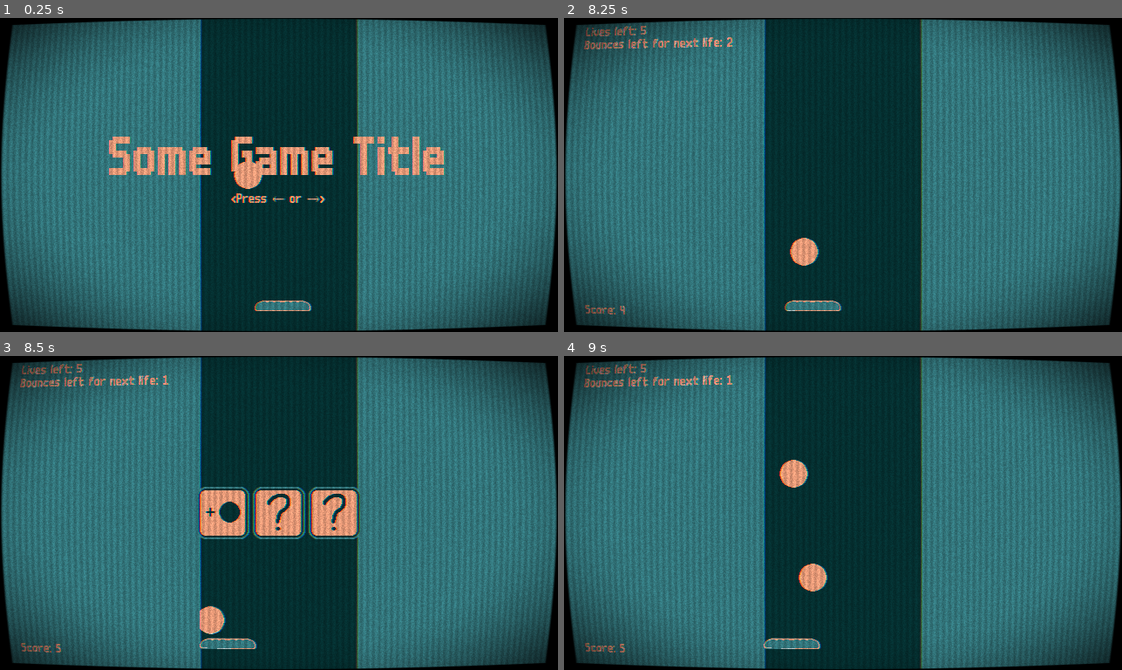
Above: before the commit, frames 1-4 (two rows, left to right).
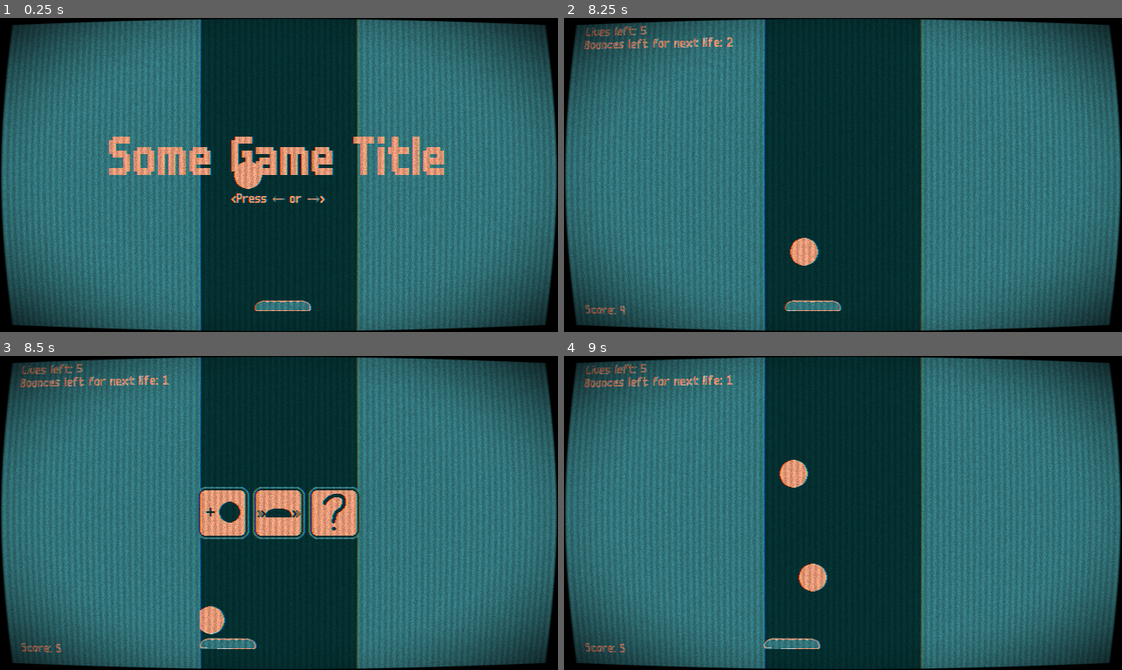
Above: after the commit, the same moments.

Repository: YannVeld/LD60
Game: Godot game, scene res://main.tscn
Same seed, same stepped clock (60 frames per second), same inputs: the game is played once before the commit and once after it.
Inputs (mouse positions are in pixels of both pictures, inside the frame that each line leads up to):
- Up to frame 1 (0.25 s): no input
- Up to frame 2 (8.25 s): tap Enter at 0.5 s; move the mouse to (965, 159) at 0.52 s; hold Right (move_right) 0.53-1.28 s; tap R (reroll) at 0.6, 8.1 s; move the mouse to (731, 190) at 1.27 s; hold Left (move_left) 1.28-2.03 s; tap 1 at 1.35 s; move the mouse to (898, 105) at 2.02 s; hold Right (move_right) 2.03-3.53 s; tap 2 at 2.1 s; move the mouse to (815, 237) at 2.77 s; tap 3 at 2.85 s; move the mouse to (1010, 222) at 3.52 s; hold Left (move_left) 3.53-5.78 s; tap 4 at 3.6 s; move the mouse to (675, 127) at 4.27 s; tap 5 at 4.35 s; move the mouse to (870, 175) at 5.02 s; tap 6 at 5.1 s; move the mouse to (759, 96) at 5.77 s; hold Right (move_right) 5.78-8.03 s; tap 7 at 5.85 s; move the mouse to (965, 159) at 6.52 s; tap 8 at 6.6 s; move the mouse to (731, 190) at 7.27 s; tap 9 at 7.35 s; move the mouse to (898, 105) at 8.02 s; hold Left (move_left) from 8.03 s (still down)
- Up to frame 3 (8.5 s): keep holding Left (move_left)
- Up to frame 4 (9 s): keep holding Left (move_left); move the mouse to (815, 575) at 8.77 s; tap 1 at 8.85 s

Frames 1-2 are identical in both runs. In frame 3, 0.3% of the frame differs, in the area x 46-55%, y 43-56%; in frame 4, nothing differs.

Commit message:
Added more upgrade icons

Diff:
--- a/Upgrades/decrease_bat_speed.tres
+++ b/Upgrades/decrease_bat_speed.tres
@@ -1,10 +1,12 @@
 [gd_resource type="Resource" script_class="Upgrade" format=3 uid="uid://cpngqtjhgdnp5"]
 
 [ext_resource type="Script" uid="uid://2gq5mgmrcttn" path="res://Scripts/upgrade.gd" id="1_3faaa"]
+[ext_resource type="Texture2D" uid="uid://dw15big010omk" path="res://Sprites/UpgradeButton/Upgrade_bat_speed.png" id="1_ybnye"]
 
 [resource]
 script = ExtResource("1_3faaa")
 property_name = "bat_speed"
+icon = ExtResource("1_ybnye")
 operation = 1
 value = 0.75
 description = "Decrease bat speed"
--- a/Upgrades/decrease_upgrade_option_count.tres
+++ b/Upgrades/decrease_upgrade_option_count.tres
@@ -1,10 +1,12 @@
 [gd_resource type="Resource" script_class="Upgrade" format=3 uid="uid://cf6tsi80if0k5"]
 
+[ext_resource type="Texture2D" uid="uid://dfju15uxnd4gp" path="res://Sprites/UpgradeButton/Upgrade_remove_upgrade.png" id="1_2lerq"]
 [ext_resource type="Script" uid="uid://2gq5mgmrcttn" path="res://Scripts/upgrade.gd" id="1_dmssn"]
 
 [resource]
 script = ExtResource("1_dmssn")
 property_name = "upgrade_option_count"
+icon = ExtResource("1_2lerq")
 value = -1.0
 description = "Decrease the amount of upgrade options"
 metadata/_custom_type_script = "uid://2gq5mgmrcttn"
--- a/Upgrades/increase_ball_gravity.tres
+++ b/Upgrades/increase_ball_gravity.tres
@@ -1,10 +1,12 @@
 [gd_resource type="Resource" script_class="Upgrade" format=3 uid="uid://buw7nlql428hk"]
 
 [ext_resource type="Script" uid="uid://2gq5mgmrcttn" path="res://Scripts/upgrade.gd" id="1_072ku"]
+[ext_resource type="Texture2D" uid="uid://b6sygs1jerch3" path="res://Sprites/UpgradeButton/Upgrade_ball_gravity.png" id="1_mhggq"]
 
 [resource]
 script = ExtResource("1_072ku")
 property_name = "ball_gravity"
+icon = ExtResource("1_mhggq")
 value = 0.25
 description = "Increase ball gravity"
 metadata/_custom_type_script = "uid://2gq5mgmrcttn"
--- a/Upgrades/increase_ball_speed.tres
+++ b/Upgrades/increase_ball_speed.tres
@@ -1,9 +1,11 @@
 [gd_resource type="Resource" script_class="Upgrade" format=3 uid="uid://g56ek58hu6mw"]
 
 [ext_resource type="Script" uid="uid://2gq5mgmrcttn" path="res://Scripts/upgrade.gd" id="1_3jlsy"]
+[ext_resource type="Texture2D" uid="uid://ch1u3la44hyle" path="res://Sprites/UpgradeButton/Upgrade_ball_speed.png" id="1_hufa5"]
 
 [resource]
 script = ExtResource("1_3jlsy")
+icon = ExtResource("1_hufa5")
 value = 250.0
 description = "Increase maximal ball speed"
 metadata/_custom_type_script = "uid://2gq5mgmrcttn"
--- a/Upgrades/increase_wall_angle.tres
+++ b/Upgrades/increase_wall_angle.tres
@@ -1,9 +1,11 @@
 [gd_resource type="Resource" script_class="Upgrade" format=3 uid="uid://bmyaoi7vxnivo"]
 
 [ext_resource type="Script" uid="uid://2gq5mgmrcttn" path="res://Scripts/upgrade.gd" id="1_3uppe"]
+[ext_resource type="Texture2D" uid="uid://dlvojdxlffhlj" path="res://Sprites/UpgradeButton/Upgrade_wall _angle.png" id="1_hhgh6"]
 
 [resource]
 script = ExtResource("1_3uppe")
 property_name = "wall_angle"
+icon = ExtResource("1_hhgh6")
 description = "Increase wall angle"
 metadata/_custom_type_script = "uid://2gq5mgmrcttn"
--- a/Upgrades/increase_wall_distance.tres
+++ b/Upgrades/increase_wall_distance.tres
@@ -1,10 +1,12 @@
 [gd_resource type="Resource" script_class="Upgrade" format=3 uid="uid://dx5t73f8bnoe1"]
 
 [ext_resource type="Script" uid="uid://2gq5mgmrcttn" path="res://Scripts/upgrade.gd" id="1_5xo02"]
+[ext_resource type="Texture2D" uid="uid://c44asd1vqiacj" path="res://Sprites/UpgradeButton/Upgrade_wall_distance.png" id="1_m8b67"]
 
 [resource]
 script = ExtResource("1_5xo02")
 property_name = "wall_distance"
+icon = ExtResource("1_m8b67")
 value = 64.0
 description = "Increase wall distance"
 metadata/_custom_type_script = "uid://2gq5mgmrcttn"
Binary file changed: Sprites/UpgradeButton/Button_base.png
Binary file changed: Sprites/UpgradeButton/Button_select.png
Binary file added: Sprites/UpgradeButton/Upgrade_ball_gravity.png
Not shown, added: Sprites/UpgradeButton/Upgrade_ball_gravity.png.import
Binary file added: Sprites/UpgradeButton/Upgrade_ball_speed.png
Not shown, added: Sprites/UpgradeButton/Upgrade_ball_speed.png.import
Binary file added: Sprites/UpgradeButton/Upgrade_bat_speed.png
Not shown, added: Sprites/UpgradeButton/Upgrade_bat_speed.png.import
Binary file added: Sprites/UpgradeButton/Upgrade_remove_upgrade.png
Not shown, added: Sprites/UpgradeButton/Upgrade_remove_upgrade.png.import
Binary file added: Sprites/UpgradeButton/Upgrade_wall _angle.png
Not shown, added: Sprites/UpgradeButton/Upgrade_wall _angle.png.import
(and 2 more such lines)
